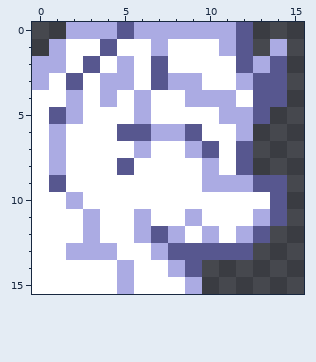
Pixel-art sprite: icons/kirin.png. Above, as it was before the edit.
The file is 16x16 pixels.
After:
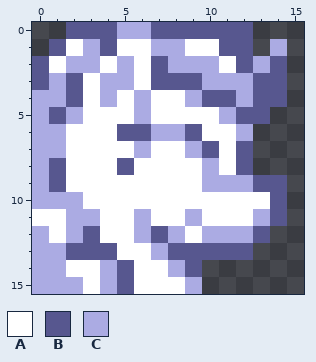
Palette (. is transparent): A #ffffff  B #57578f  C #ababe3
What changed:
y 0: x 2..5 CCCB -> BBBC; x 7..11 CCCCC -> BBBBB
y 1: x 1 C -> B; x 3 A -> C; x 8 A -> C; x 11 C -> B
y 2: x 0..3 CCAB -> BACC; x 8..10 AAA -> CCC
y 3: x 0..1 CA -> BC; x 8..11 CCAA -> BBCC
y 4: x 0..2 AAC -> CCB; x 10..12 CCA -> BBC
y 5: x 0 A -> C; x 12 C -> B
y 6..7: x 0 A -> C
y 8: x 0..1 AC -> CB
y 9: x 0 A -> C
y 10: x 0..1 AA -> CC
y 11: x 2 A -> C
y 12: x 0 A -> C; x 2..3 AC -> CB; x 11 A -> C
y 13: x 0..4 AACCC -> CCBBB
y 14: x 0..1 AA -> CC; x 4..5 AC -> CB
y 15: x 0..2 AAA -> CCC; x 4..5 AC -> CB
Pixel boxes of the changes (left, top, right, bottom) in both pictures:
changed: (32, 22, 253, 294)
